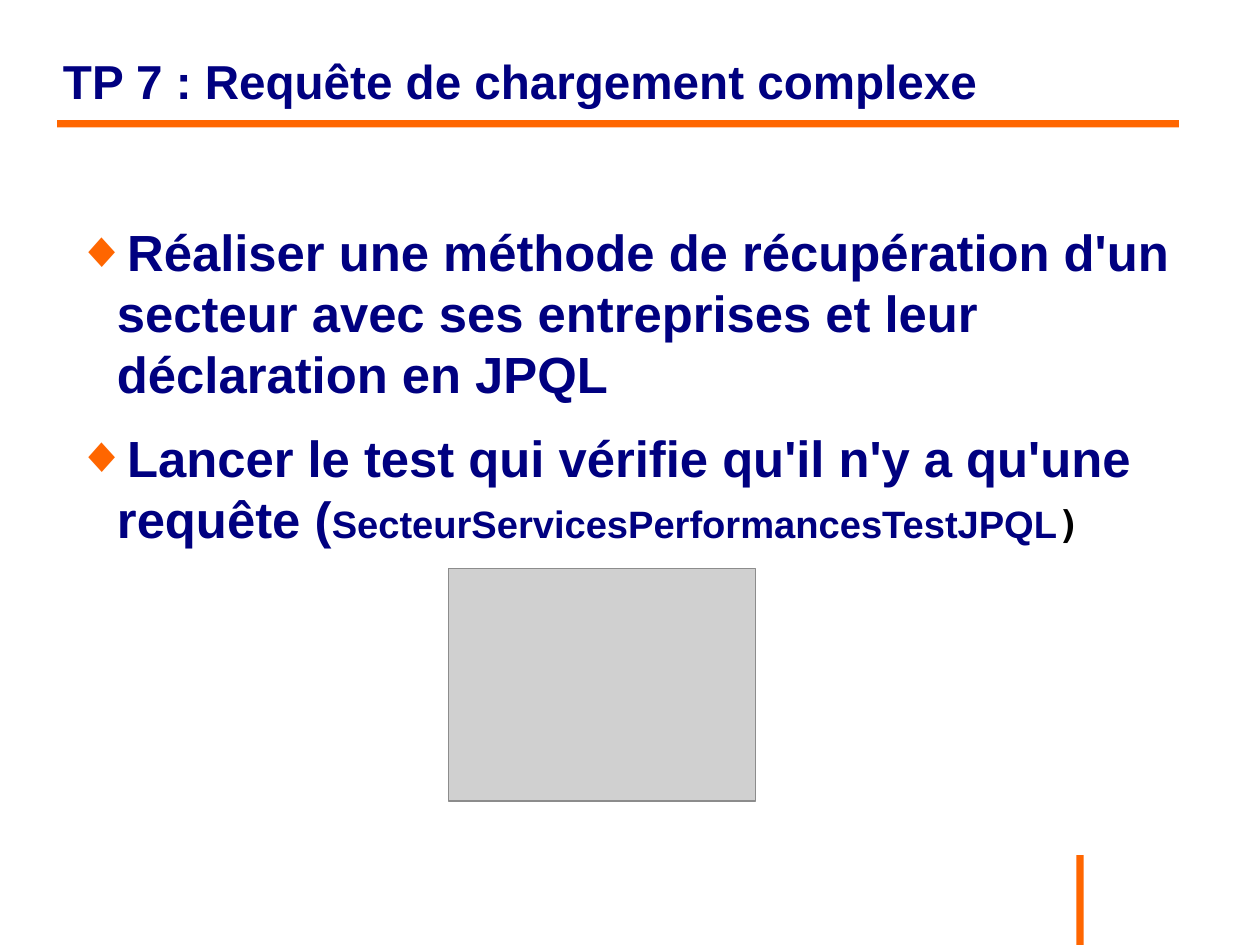
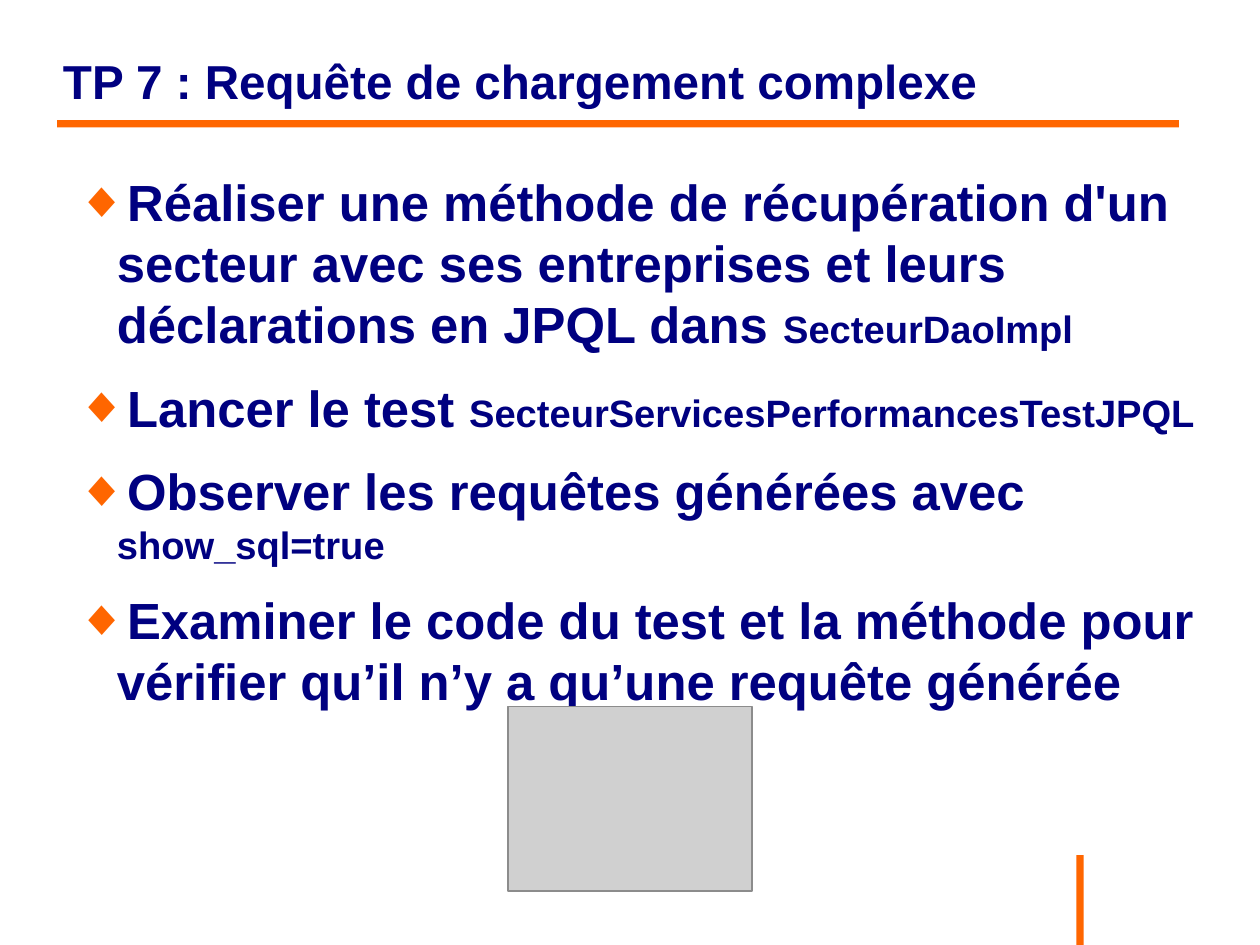
Before and after one commit to philphils/formation-hibernate-basique, a slide deck: slide 138 of Documentation/diapo_formation_hibernate.odp (slide 136 before the commit). Drawn at 1260x945 pixels with LibreOffice and Linux fonts; fonts in the diff are those of the drawing; grey boxes stand for pictures; background and template pictures are left out. Boxes give left, top, right and bottom in pixels: in the first picture for what was removed or moved away, otherwise in the second. Text is boxed around its words. In the diff, an @@ line names an element or a change of style, - is before the commit and + after.

```diff
--- a/Documentation/diapo_formation_hibernate.odp
+++ b/Documentation/diapo_formation_hibernate.odp
@@ text at [117, 183, 1194, 711]: text changed @@
-◆ Réaliser une méthode de récupération d'un secteur avec ses entreprises et leur déclaration en JPQL
-◆ Lancer le test qui vérifie qu'il n'y a qu'une requête (SecteurServicesPerformancesTestJPQL)
+◆ Réaliser une méthode de récupération d'un secteur avec ses entreprises et leurs déclarations en JPQL dans SecteurDaoImpl
+◆ Lancer le test SecteurServicesPerformancesTestJPQL
+◆ Observer les requêtes générées avec show_sql=true
+◆ Examiner le code du test et la méthode pour vérifier qu’il n’y a qu’une requête générée
@@ picture: place and size @@
-picture at [449, 569, 757, 802]
+picture at [508, 707, 752, 891]
```
Also in this commit, not shown: 21 other slides changed, 2 slides added.
